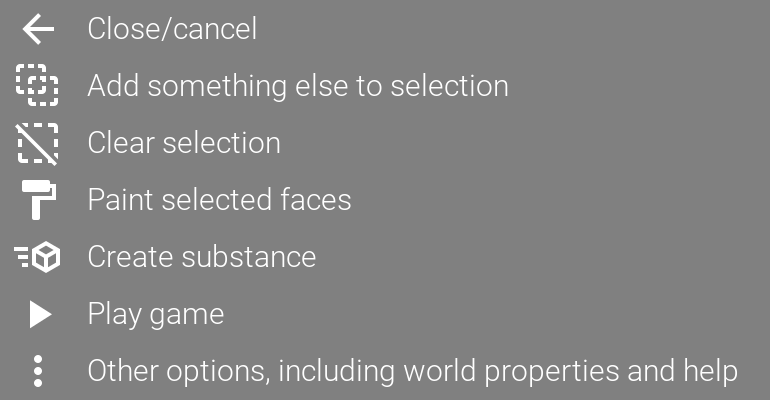
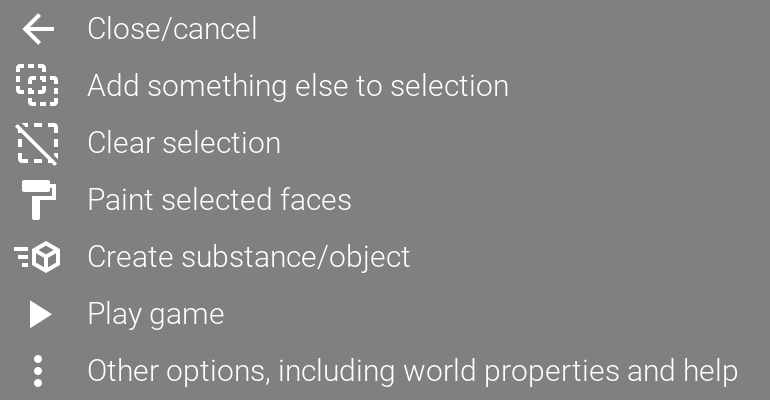
Before/after of a 770x400 layered artwork. What changed in the layer stack:
renamed "Create substance" to "Create substance/object", painted on it over box(317, 244, 410, 273)
